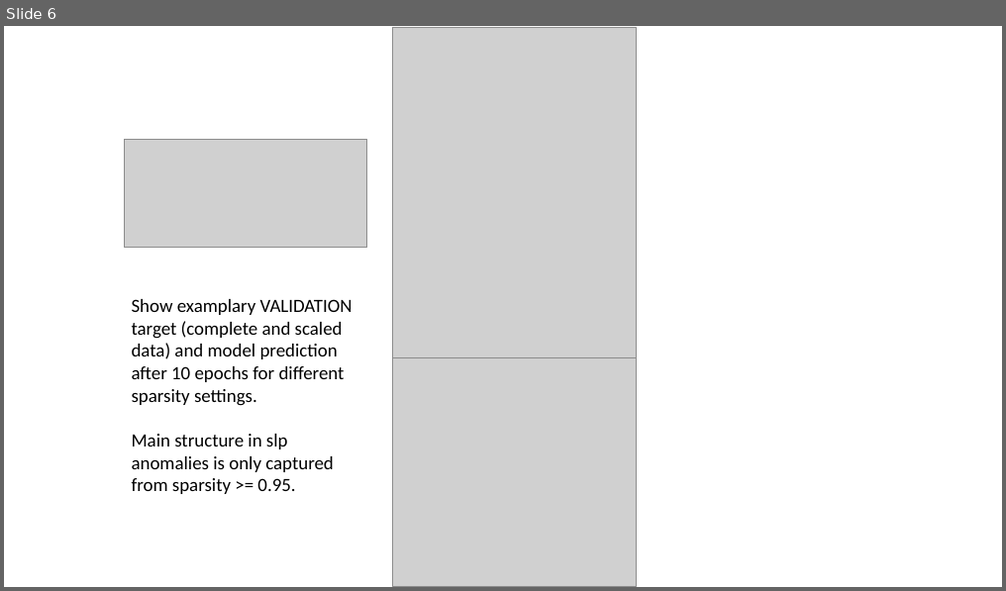
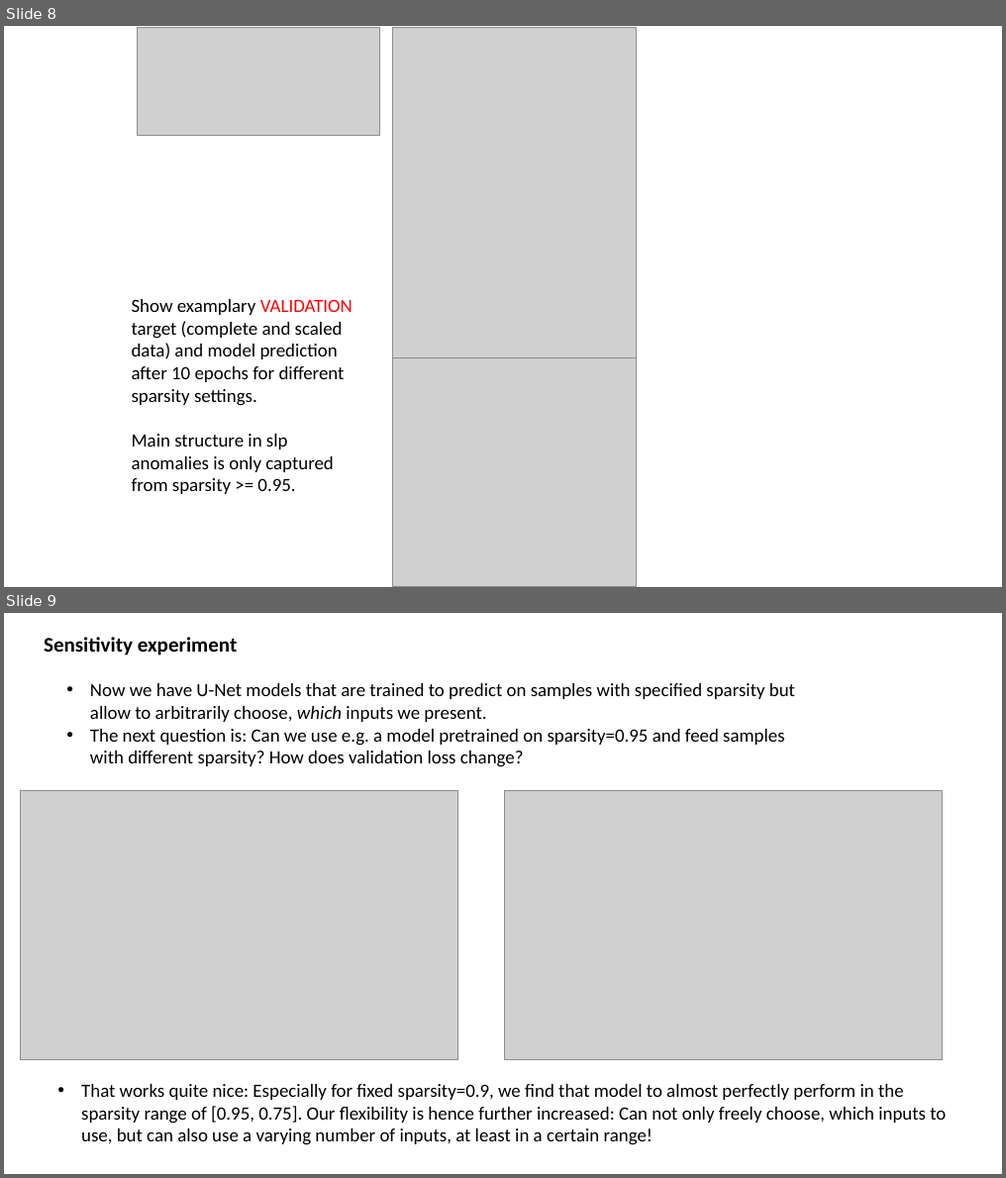
Before and after one commit to MarcoLandtHayen/reconstruct-sparse-inputs, a slide deck: presentations/unet_4conv_slp_realworld.pptx. Shown one above the other, each under a label of ours: slide 6 before the commit, slides 8 and 9 after it. The pictures are 1006x591 and 1006x1178 pixels, drawn with LibreOffice and Linux fonts; fonts in the diff are those of the drawing; grey boxes stand for pictures. Boxes give left, top, right and bottom in pixels: in the first picture for what was removed or moved away, otherwise in the second. Text is boxed around its words. In the diff, an @@ line names an element or a change of style, - is before the commit and + after.

Commit message:
Update presentation with summary on first experiments with U-Net on slp real world data

```diff
--- a/presentations/unet_4conv_slp_realworld.pptx
+++ b/presentations/unet_4conv_slp_realworld.pptx
@@ slide 9 added at [4, 613, 1002, 1174], background #FFFFFF @@
@@ text added at [44, 637, 238, 656], 20 pt, text #000000, bold @@
+Sensitivity experiment
@@ text added at [90, 683, 795, 767], 18 pt, text #000000 @@
+• Now we have U-Net models that are trained to predict on samples with specified sparsity but allow to arbitrarily choose, which inputs we present.
+• The next question is: Can we use e.g. a model pretrained on sparsity=0.95 and feed samples with different sparsity? How does validation loss change?
@@ picture added at [21, 791, 457, 1059] @@
@@ picture added at [505, 791, 943, 1059] @@
@@ text added at [81, 1084, 945, 1146], 18 pt, text #000000 @@
+• That works quite nice: Especially for fixed sparsity=0.9, we find that model to almost perfectly perform in the sparsity range of [0.95, 0.75]. Our flexibility is hence further increased: Can not only freely choose, which inputs to use, but can also use a varying number of inputs, at least in a certain range!
@@ what was slide 6 is now slide 8 @@
@@ slide 8 changed as well @@
@@ picture: place and size @@
-picture at [124, 139, 367, 247]
+picture at [137, 27, 380, 135]
@@ text at [132, 299, 352, 406]: text colour #000000 to #FF0000 in "VALIDATION" @@
```
Also in this commit, not shown: 4 other slides changed, 4 other slides added, 1 slide removed.
